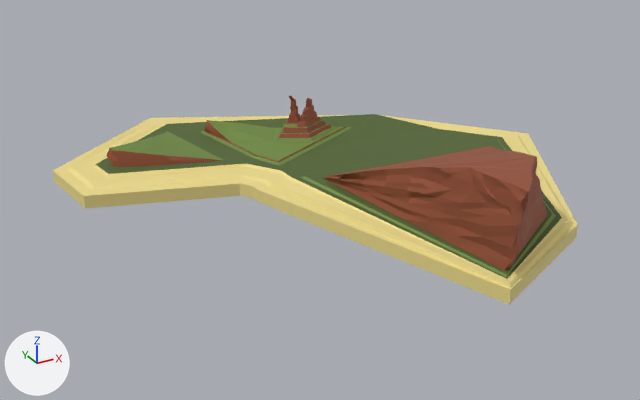
The FBX model TheFisher/Assets/Models/MiddleIsland/middleIsland.fbx as it was, and as the next commit left it.
The view is the same before and after, from a 50 mm lens placed at (-9.76, -14.28, 7.76), pointed at (-0.8, 2.0, -0.39). Every picture has the same lights, and +X, +Y and +Z are marked at lower left. Where no turn or scale is listed for an object, it has been applied to the vertices.
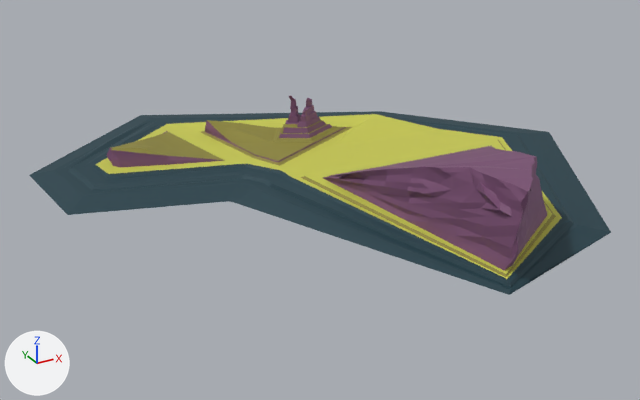
The change, as a diff of the scene's bpy script:
```diff
--- a/TheFisher/Assets/Models/MiddleIsland/middleIsland.fbx.py
+++ b/TheFisher/Assets/Models/MiddleIsland/middleIsland.fbx.py
@@ mat_material @@
 mat_material = principled_material('Material')
-mat_material.base_color = (0.841, 0.706, 0.263)  # yellow #ecdb8c
+mat_material.base_color = (0.0135, 0.0493, 0.0668)  # dark cyan #1f3f49
 mat_material.roughness = 0.69
@@ mat_material_001 @@
 mat_material_001 = principled_material('Material.001')
-mat_material_001.base_color = (0.311, 0.0837, 0.0373)  # brown #975236
+mat_material_001.base_color = (0.202, 0.0816, 0.177)  # dark purple #7c5175
 mat_material_001.roughness = 0.69
@@ mat_material_003 @@
 mat_material_003 = principled_material('Material.003')
-mat_material_003.base_color = (0.0879, 0.133, 0.0315)  # dark green #546632
+mat_material_003.base_color = (0.574, 0.581, 0.0819)  # yellow #c7c951
 mat_material_003.roughness = 0.69
@@ me_cube @@
 # used by ob_cube; location = (1.53, -1.96, 0.0)
-me_cube.from_pydata(...)  # 841 vertices, 1193 faces; spans x -7.5..3.83, y -2.1..9.96, z -0.15..1.95
+me_cube.from_pydata(...)  # 829 vertices, 1152 faces; spans x -8.0..4.6, y -2.1..10.61, z 0.04..1.95
+# me_cube part 1
+# 20 vertices are removed from x -1.1..-0.32, y -1.49..-0.67, z 1.15..1.87
+# 68 faces are deleted
+# 15 vertices move from x -7.5..3.83, y -2.1..9.96, z -0.15..1.63 to x -8.0..4.6, y -2.09..10.61, z 0.04..1.66
+# 8 vertices are added at x -0.64..-0.26, y -1.01..-0.61, z 1.16..1.76
+# 27 new faces join them, mat_material_001 (dark purple #7c5175)
 me_cube.materials.append(mat_material)
```

What differs and where, as boxes (x1, y1, x2, y2) in the pictures (640 x 400 px):
'Cube', recoloured, reshaped (11% wider): before (53, 96, 578, 304); after (29, 96, 611, 295)
part 1 of me_cube, cut back: before (53, 157, 578, 304); after (29, 111, 611, 295)
